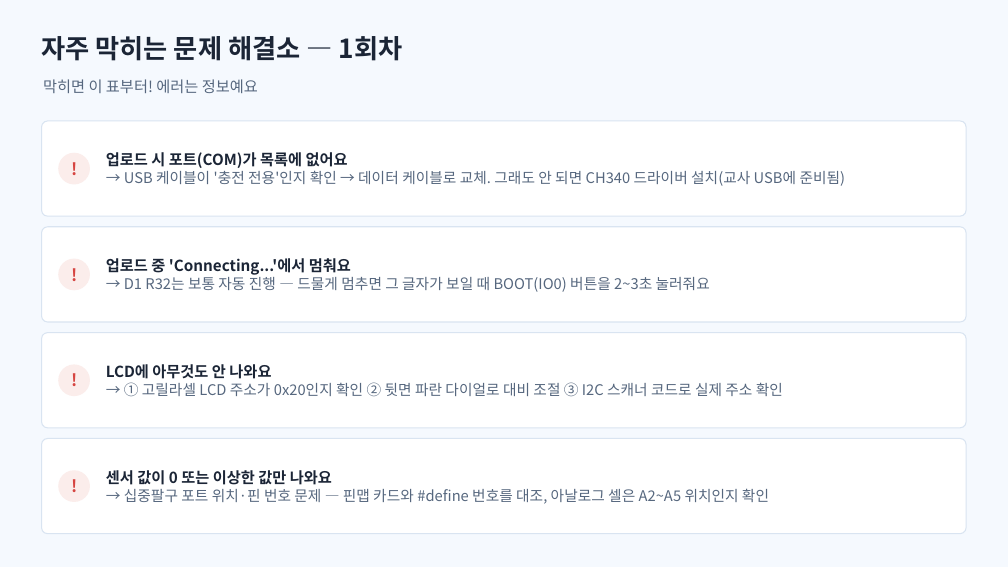
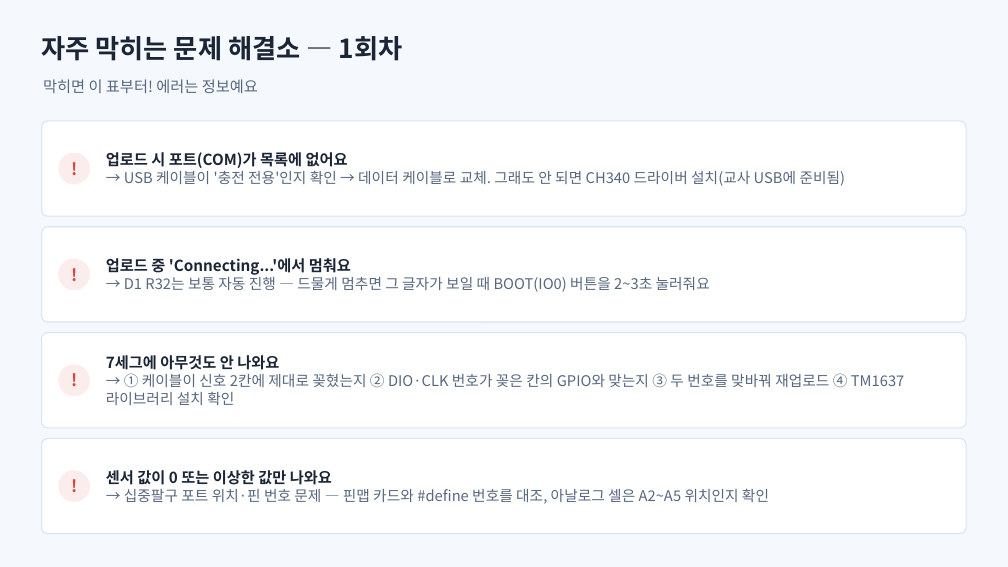
Before and after one commit to ralralra/eps32, a slide deck: slide 14 of esp32-class-projects/02_sessions/slides/1회차_ESP32와_출력장치.pptx. Drawn at 1008x567 pixels with LibreOffice and Linux fonts; fonts in the diff are those of the drawing. Boxes give left, top, right and bottom in pixels: in the first picture for what was removed or moved away, otherwise in the second. Text is boxed around its words. In the diff, an @@ line names an element or a change of style, - is before the commit and + after.

```diff
--- a/esp32-class-projects/02_sessions/slides/1회차_ESP32와_출력장치.pptx
+++ b/esp32-class-projects/02_sessions/slides/1회차_ESP32와_출력장치.pptx
@@ text at (106, 355, 904, 405): text changed @@
-LCD에 아무것도 안 나와요
-→ ① 고릴라셀 LCD 주소가 0x20인지 확인 ② 뒷면 파란 다이얼로 대비 조절 ③ I2C 스캐너 코드로 실제 주소 확인
+7세그에 아무것도 안 나와요
+→ ① 케이블이 신호 2칸에 제대로 꽂혔는지 ② DIO·CLK 번호가 꽂은 칸의 GPIO와 맞는지 ③ 두 번호를 맞바꿔 재업로드 ④ TM1637 라이브러리 설치 확인
```
Also in this commit, not shown: 10 other slides changed, 33 other files.
